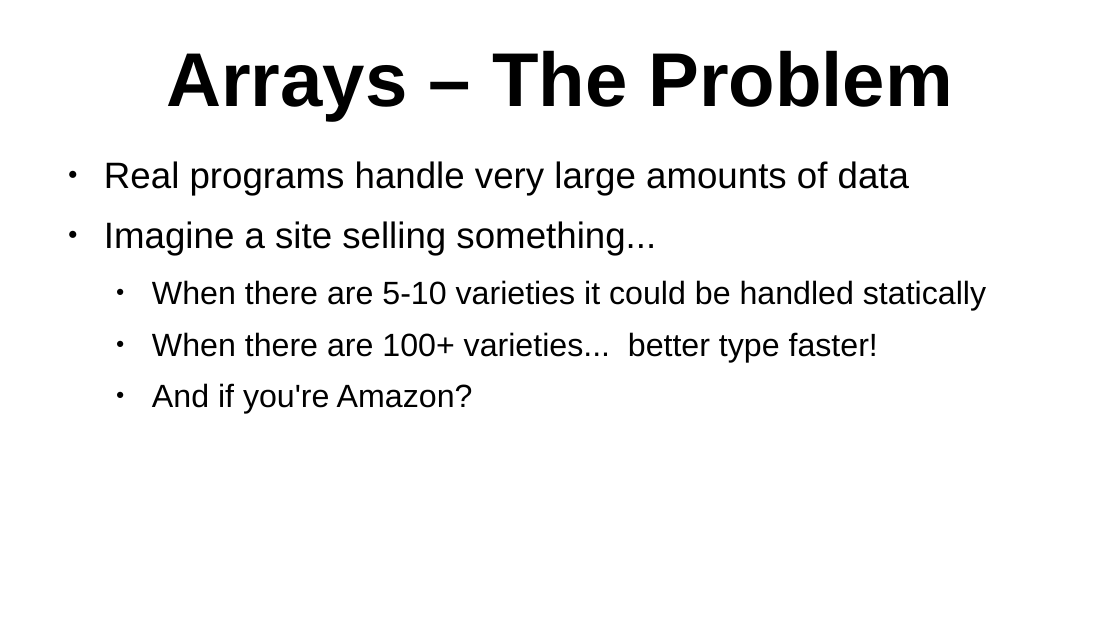
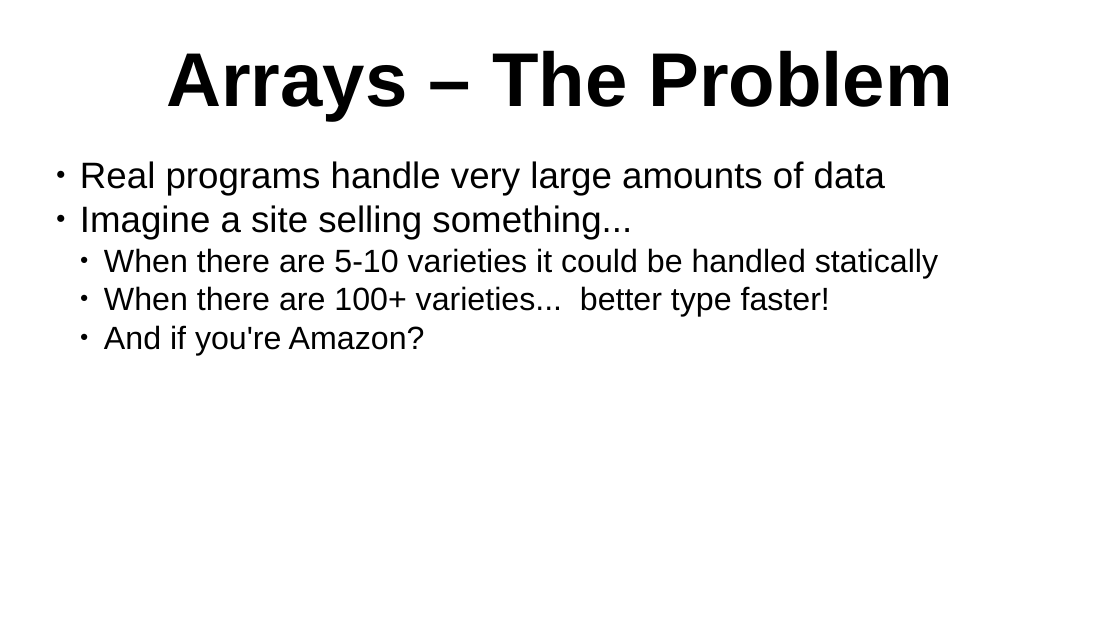
Before and after one commit to gstragand/IntroToArrays, a slide deck: slide 2 of Arrays.odp. Drawn at 1120x630 pixels with LibreOffice and Linux fonts; fonts in the diff are those of the drawing; background and template pictures are left out. Boxes give left, top, right and bottom in pixels: in the first picture for what was removed or moved away, otherwise in the second. Text is boxed around its words. In the diff, an @@ line names an element or a change of style, - is before the commit and + after.

```diff
--- a/Arrays.odp
+++ b/Arrays.odp
@@ text "Real programs handle very large ..." at [80,161,938,355]: indent changed; less space between paragraphs @@
```
Also in this commit, not shown: 3 other slides changed, 4 slides added.
